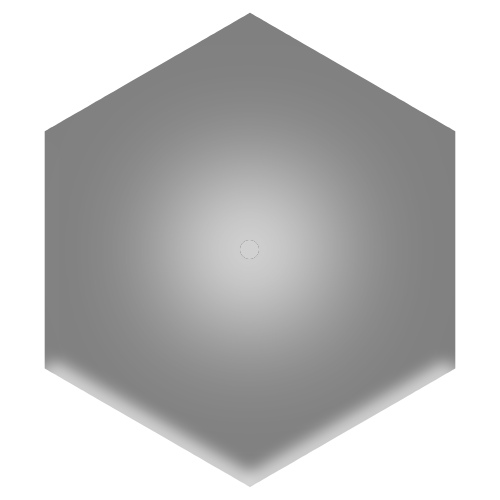
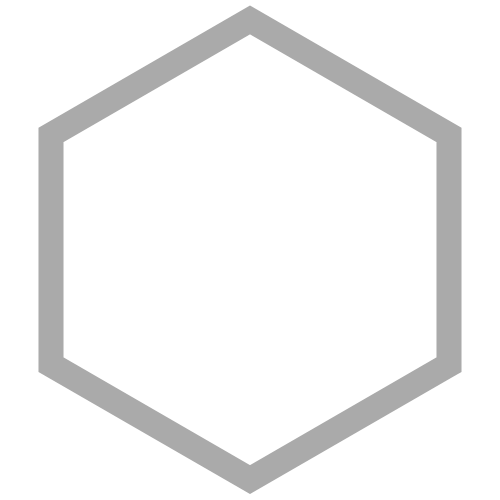
Revision of a layered w=500, h=500 image; what changed, layer by layer:
pixels changed over [38, 5, 462, 494] (layer not identified)
